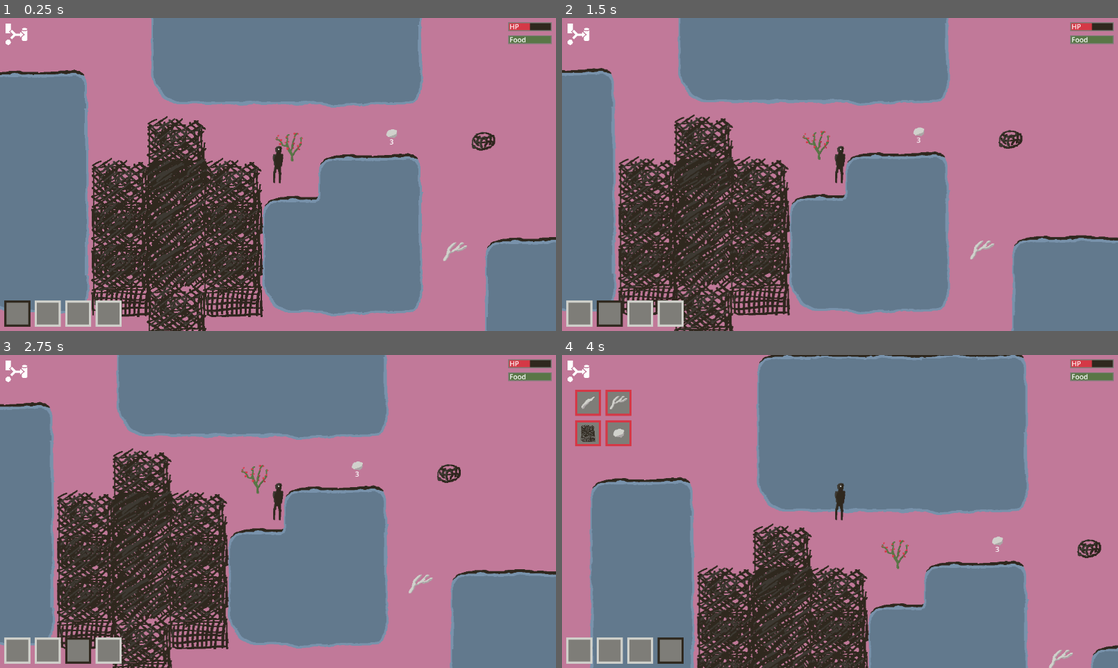
Above: before the commit, frames 1-4 (two rows, left to right).
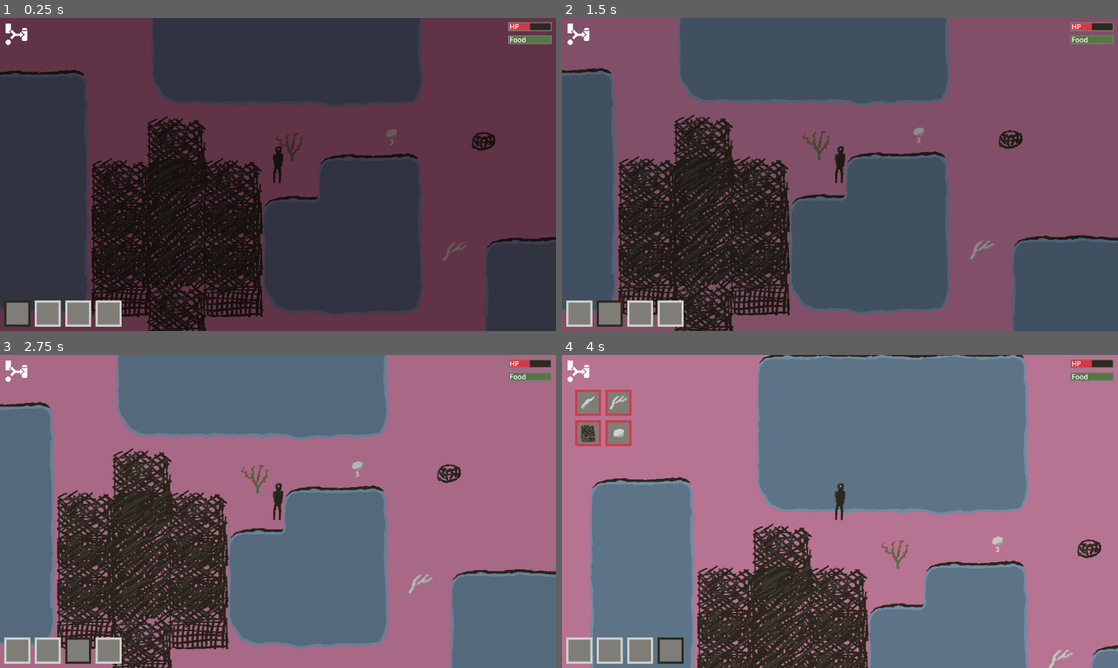
Above: after the commit, the same moments.

Repository: Zarkonnen/Moravec3
Game: Godot game, scene res://level1.tscn
Same seed, same stepped clock (60 frames per second), same inputs: the game is played once before the commit and once after it.
Inputs (mouse positions are in pixels of both pictures, inside the frame that each line leads up to):
- Up to frame 1 (0.25 s): no input
- Up to frame 2 (1.5 s): tap Enter at 0.5 s; move the mouse to (578, 312) at 0.52 s; hold Right (east) 0.53-1.28 s; hold E (use) 0.53-1.28 s; click (578, 312) at 0.67 s; tap Space at 1.25 s; move the mouse to (612, 312) at 1.27 s; hold Down (south) from 1.28 s (still down); tap Shift (split) at 1.35 s; click (612, 312) at 1.42 s
- Up to frame 3 (2.75 s): tap E (use) at 1.55 s; move the mouse to (77, 649) at 2.02 s; release Down (south) at 2.03 s; hold Right (east) from 2.03 s (still down); hold E (use) from 2.03 s (still down); click (77, 649) at 2.17 s
- Up to frame 4 (4 s): tap Enter at 2.75 s; move the mouse to (673, 649) at 2.77 s; release Right (east) at 2.78 s; release E (use) at 2.78 s; hold Up (north) 2.78-3.53 s; tap E (use) at 2.85, 3.8 s; click (673, 649) at 2.92 s; move the mouse to (578, 370) at 3.52 s; hold A (west) from 3.53 s (still down); hold Shift (split) from 3.53 s (still down); click (578, 370) at 3.67 s

The runs differ from the first frame. In frame 1, 89% of the frame differs, in the area x 0-100%, y 0-100%; in frame 2, 85%; in frame 3, 43%; in frame 4, less than 0.1%.

Commit message:
Day-night cycle, start on weather systems.

Diff:
--- a/ContainerContents.gd
+++ b/ContainerContents.gd
@@ -13,6 +13,8 @@
 		container = null
 		update()
 		%Inventory.updateAllSlots()
+	else:
+		update()
 
 func transferToPlayer(i, all:bool):
 	var from:ItemContainer.Slot = container.contents.g(i)
@@ -60,6 +62,7 @@
 				islot.get_node("Texture").setImage(c.type.texRect)
 				islot.get_node("Texture").visible = true
 				islot.tooltip_text = c.type.name + "\nLeft click to take\nShift-left click to take one"
+				islot.get_node("Quantity").text = "" if c.quantity < 2 else str(c.quantity)
 				if c.durability < c.type.durability:
 					islot.get_node("Durability").size.x = (46 * c.durability / c.type.durability)
 					islot.get_node("Durability").color = Color("d53846") if c.durability <= c.type.durability / 4 else Color("d0d1cb")
@@ -70,7 +73,7 @@
 				islot.get_node("Texture").visible = false
 				islot.get_node("Durability").visible = false
 				islot.tooltip_text = ""
-			islot.get_node("Quantity").text = "" if c.quantity < 2 else str(c.quantity)
+				islot.get_node("Quantity").text = ""
 			islot.visible = true
 		else:
 			islot.visible = false
--- a/Item.gd
+++ b/Item.gd
@@ -120,6 +120,7 @@
 			elif player.gridX() == gridX() and player.gridY() == gridY():
 				alpha = 0.3
 	$Sprite2D.material.set_shader_parameter("a", alpha)
+	contents.update(delta * type.containerTimeMult)
 	if type.rotInterval:
 		rotTimeout -= delta
 		if rotTimeout <= 0:
--- a/ItemContainer.gd
+++ b/ItemContainer.gd
@@ -11,13 +11,14 @@
 			if rotTimer <= 0:
 				durability -= 1
 				rotTimer = type.rotInterval
-				if quantity <= 0:
+				if durability <= 0:
 					var rotInto = ItemType.ofName(type.rotInto)
 					if rotInto:
 						type = rotInto
 						durability = rotInto.durability
 					else:
 						type = null
+						quantity = 0
 
 var slots:Array = []
 var size:int = 0:
@@ -28,6 +29,12 @@
 
 func _init(sz=0):
 	size = sz
+
+func update(delta) -> bool:
+	var changed = false
+	for slot in slots:
+		changed = slot.update(delta) or changed
+	return changed
 
 func isEmpty():
 	return slots.all(func(s): return s.quantity <= 0)
--- a/ItemType.gd
+++ b/ItemType.gd
@@ -9,7 +9,8 @@
 var durability:int = 1
 var rotInterval:int = 0
 var rotInto:String
-var containerSize = 0
+var containerSize:int = 0
+var containerTimeMult:float = 1.0
 var snapToGrid:bool = false
 var wall:bool = false
 var door:bool = false
@@ -46,6 +47,7 @@
 		it.rotInterval = i.get("rotInterval", 0)
 		it.rotInto = i.get("rotInto", "")
 		it.containerSize = i.get("containerSize", 0)
+		it.containerTimeMult = i.get("containerTimeMult", 1.0)
 		it.snapToGrid = i.get("snapToGrid", false)
 		it.wall = i.get("wall", false)
 		it.door = i.get("door", false)
--- a/MapDisplay.gd
+++ b/MapDisplay.gd
@@ -1,7 +1,9 @@
 extends TileMap
+class_name MapDisplay
 
 var highlit = null
 var ignoreNextClick = false
+var usePause = 0
 
 var mouseDown = false
 
@@ -70,7 +72,9 @@
 			if %ContainerContents.container:
 				%ContainerContents.container = null
 				%Inventory.updateAllSlots()
-	if Input.is_action_pressed("use"):
+	if usePause > 0:
+		usePause -= delta
+	elif Input.is_action_pressed("use"):
 		# Find something to interact with.
 		var target = Util.most(get_tree().get_nodes_in_group("Items").filter(inSearchRange).filter(canInteract), playerCloseness)
 		if target and target != %Player.using:
--- a/Player.gd
+++ b/Player.gd
@@ -40,6 +40,8 @@
 	return ""
 
 func interact(it:Item):
+	interactWith = null
+	%World.usePause = 0.35
 	if it.type.canTake and it.contents.isEmpty() and (it.type.containerSize == 0 or %ContainerContents.container == it):
 		it.quantity -= %Inventory.add(it.type, it.durability, it.quantity)
 		if it.quantity <= 0:
@@ -79,9 +81,15 @@
 	usingInInventory = null
 	useTime = 0
 
+func localBrightness():
+	return %Weather.brightness()
+
+func localTemperature():
+	return %Weather.temperature()
+
 func _process(delta):
 	if using or usingInInventory or crafting:
-		useTime += delta
+		useTime += delta * localBrightness()
 		%UseProgress.visible = true
 		var time = crafting.time if crafting else useType.time
 		%UseProgressBar.size.x = clamp(96 * useTime / time, 0, 96)
--- /dev/null
+++ b/Weather.gd
@@ -0,0 +1,56 @@
+extends Node
+
+var t = 5
+@export var dayRamp:Texture2D = null
+
+const DAWN_LENGTH = 10
+const DAYLIGHT_LENGTH = 60
+const DUSK_LENGTH = 10
+const NIGHT_LENGTH = 30
+const DAY_LENGTH = DAWN_LENGTH + DAYLIGHT_LENGTH + DUSK_LENGTH + NIGHT_LENGTH
+const FLOOD_CYCLE_LENGTH = 400
+
+var flooded = false
+
+func ambient() -> Color:
+	var inPeriod = fmod(t, DAY_LENGTH)
+	var w = dayRamp.get_image().get_width()
+	var img = dayRamp.get_image()
+	if inPeriod < DAWN_LENGTH:
+		return img.get_pixel(int(w / 2 * inPeriod / DAWN_LENGTH), 0)
+	inPeriod -= DAWN_LENGTH
+	if inPeriod < DAYLIGHT_LENGTH:
+		return img.get_pixel(int(w / 2), 0)
+	inPeriod -= DAYLIGHT_LENGTH
+	if inPeriod < DUSK_LENGTH:
+		return img.get_pixel(int(w / 2 + w / 2 * inPeriod / DUSK_LENGTH), 0)
+	else:
+		return img.get_pixel(w - 1, 0)
+
+func brightness() -> float:
+	return ambient().v
+
+func temperature() -> float:
+	return 20
+
+func moveSpeedMult() -> float:
+	return 1.0
+
+func wetnessPerTime() -> float:
+	return 0
+
+func setFlood(flood:bool):
+	if flood == flooded:
+		return
+	flooded = flood
+	var from = Vector2i(2, 5) if flood else Vector2i(6, 15)
+	var to = Vector2i(2, 5) if not flood else Vector2i(6, 15)
+	var w:TileMap = %World
+	var muds = w.get_used_cells_by_id(0, -1, from)
+	for c in muds:
+		w.set_cell(0, c, 0, to)
+
+func _process(delta):
+	t += delta
+	$Ambient.color = ambient()
+	setFlood(fmod(t, FLOOD_CYCLE_LENGTH) > FLOOD_CYCLE_LENGTH / 2)
--- a/ground_tile_set.tres
+++ b/ground_tile_set.tres
@@ -583,6 +583,9 @@
 2:5/0/terrain = 3
 2:5/0/physics_layer_0/linear_velocity = Vector2(0, 0)
 2:5/0/physics_layer_0/angular_velocity = 0.0
+6:15/0 = 0
+6:15/0/physics_layer_0/linear_velocity = Vector2(0, 0)
+6:15/0/physics_layer_0/angular_velocity = 0.0
 
 [resource]
 tile_size = Vector2i(128, 96)
--- a/itemTypes.json
+++ b/itemTypes.json
@@ -83,7 +83,8 @@
 		"name": "basket",
 		"x": 169, "y": 629, "w": 55, "h": 43,
 		"canTake": true,
-		"containerSize": 4
+		"containerSize": 4,
+		"containerTimeMult": 10
 	},
 	{
 		"name": "wall",
--- a/level1.tscn
+++ b/level1.tscn
@@ -16,6 +16,9 @@
 [ext_resource type="PackedScene" uid="uid://bumsyb8rwcl42" path="res://ContainerSlot.tscn" id="13_7dd51"]
 [ext_resource type="Script" path="res://GridManager.gd" id="13_2234k"]
 [ext_resource type="Script" path="res://EnclosureDebug.gd" id="14_c4t04"]
+[ext_resource type="Texture2D" uid="uid://bqp8w6yr6gbes" path="res://light_tex_2.png" id="17_b04al"]
+[ext_resource type="Script" path="res://Weather.gd" id="17_vosn5"]
+[ext_resource type="Texture2D" uid="uid://d4i8bjh0fkpsr" path="res://dayramp2.png" id="18_f24wg"]
 
 [sub_resource type="CircleShape2D" id="CircleShape2D_s0aak"]
 
@@ -26,6 +29,33 @@
 [sub_resource type="AtlasTexture" id="AtlasTexture_regq1"]
 atlas = ExtResource("2_sqygo")
 region = Rect2(313.926, 586.892, 17.0753, 15.7094)
+
+[sub_resource type="ParticleProcessMaterial" id="ParticleProcessMaterial_sk5uc"]
+emission_shape = 3
+emission_box_extents = Vector3(10000, 10000, 1)
+particle_flag_disable_z = true
+direction = Vector3(1, 1, 0)
+spread = 0.0
+gravity = Vector3(0, 10, 0)
+initial_velocity_min = 300.0
+initial_velocity_max = 400.0
+orbit_velocity_min = 0.0
+orbit_velocity_max = 0.0
+color = Color(0.635294, 0.776471, 0.909804, 1)
+
+[sub_resource type="ParticleProcessMaterial" id="ParticleProcessMaterial_i6wll"]
+emission_shape = 3
+emission_box_extents = Vector3(10000, 10000, 1)
+particle_flag_disable_z = true
+direction = Vector3(0, 1, 0)
+spread = 0.0
+gravity = Vector3(0, 10, 0)
+initial_velocity_min = 56.07
+initial_velocity_max = 56.07
+orbit_velocity_min = 0.0
+orbit_velocity_max = 0.0
+scale_min = 2.0
+scale_max = 4.0
 
 [node name="Node2D" type="Node2D"]
 y_sort_enabled = true
@@ -423,5 +453,35 @@
 position = Vector2(769, 97)
 typeName = "basket"
 
+[node name="Weather" type="Node" parent="."]
+unique_name_in_owner = true
+script = ExtResource("17_vosn5")
+dayRamp = ExtResource("18_f24wg")
+
+[node name="Rain" type="GPUParticles2D" parent="Weather"]
+emitting = false
+amount = 30000
+process_material = SubResource("ParticleProcessMaterial_sk5uc")
+lifetime = 5.0
+visibility_rect = Rect2(-5000, -5000, 10000, 10000)
+trail_enabled = true
+trail_lifetime = 0.2
+trail_sections = 2
+trail_section_subdivisions = 1
+
+[node name="Snow" type="GPUParticles2D" parent="Weather"]
+emitting = false
+amount = 10000
+process_material = SubResource("ParticleProcessMaterial_i6wll")
+lifetime = 2.0
+visibility_rect = Rect2(-5000, -5000, 10000, 10000)
+
+[node name="Ambient" type="CanvasModulate" parent="Weather"]
+
+[node name="ExampleLight" type="PointLight2D" parent="."]
+visible = false
+position = Vector2(453, 282)
+texture = ExtResource("17_b04al")
+
 [connection signal="changed" from="GUI/Inventory" to="GUI/Crafts" method="_on_inventory_changed"]
 [connection signal="gui_input" from="GUI/Crafts" to="GUI/Crafts" method="_on_gui_input"]
Not shown: 3 places in Item.tscn that only renumber resources
Binary file added: dayramp.png
Not shown, added: dayramp.png.import
Binary file added: dayramp2.png
Not shown, added: dayramp2.png.import
Not shown: 1 places in level1.tscn that only renumber resources
Binary file added: light_tex.png
Not shown, added: light_tex.png.import
Binary file added: light_tex_2.png
Not shown, added: light_tex_2.png.import
Binary file added: light_tex_3.png
Not shown, added: light_tex_3.png.import
(and 1 more such lines)
